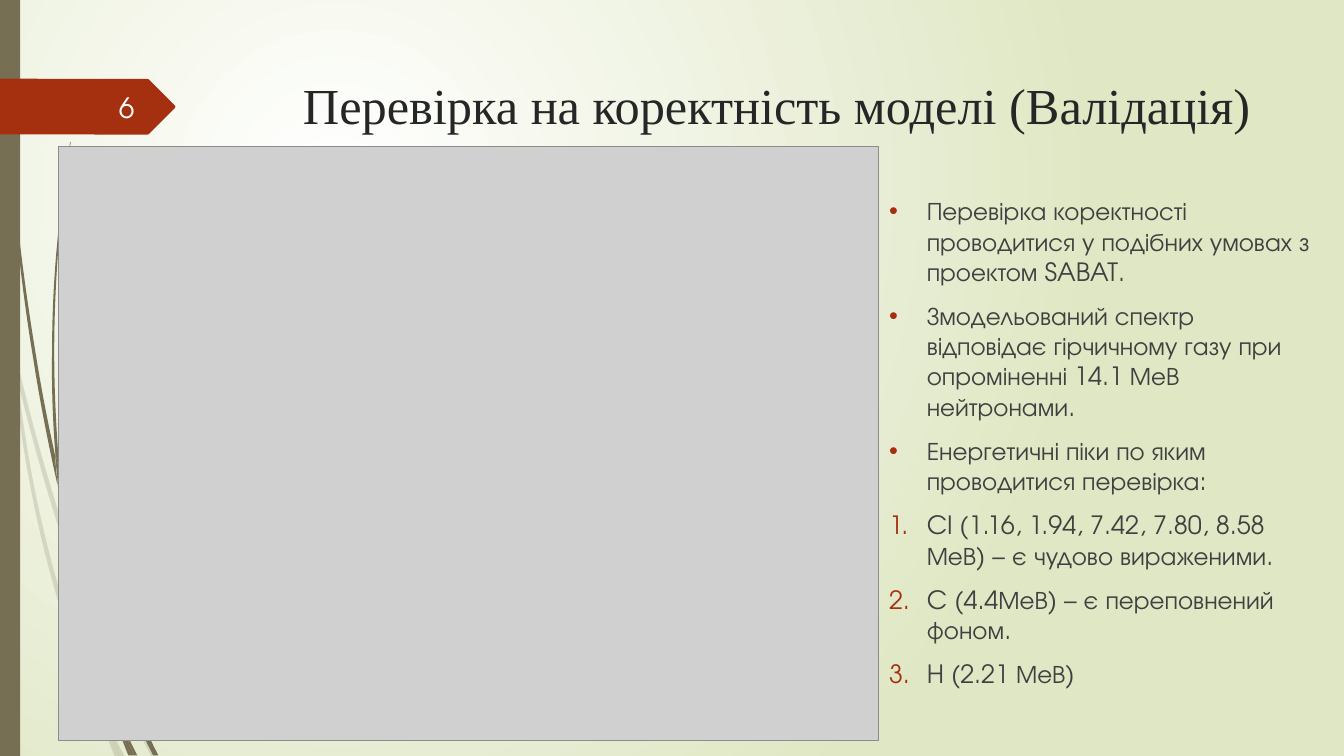
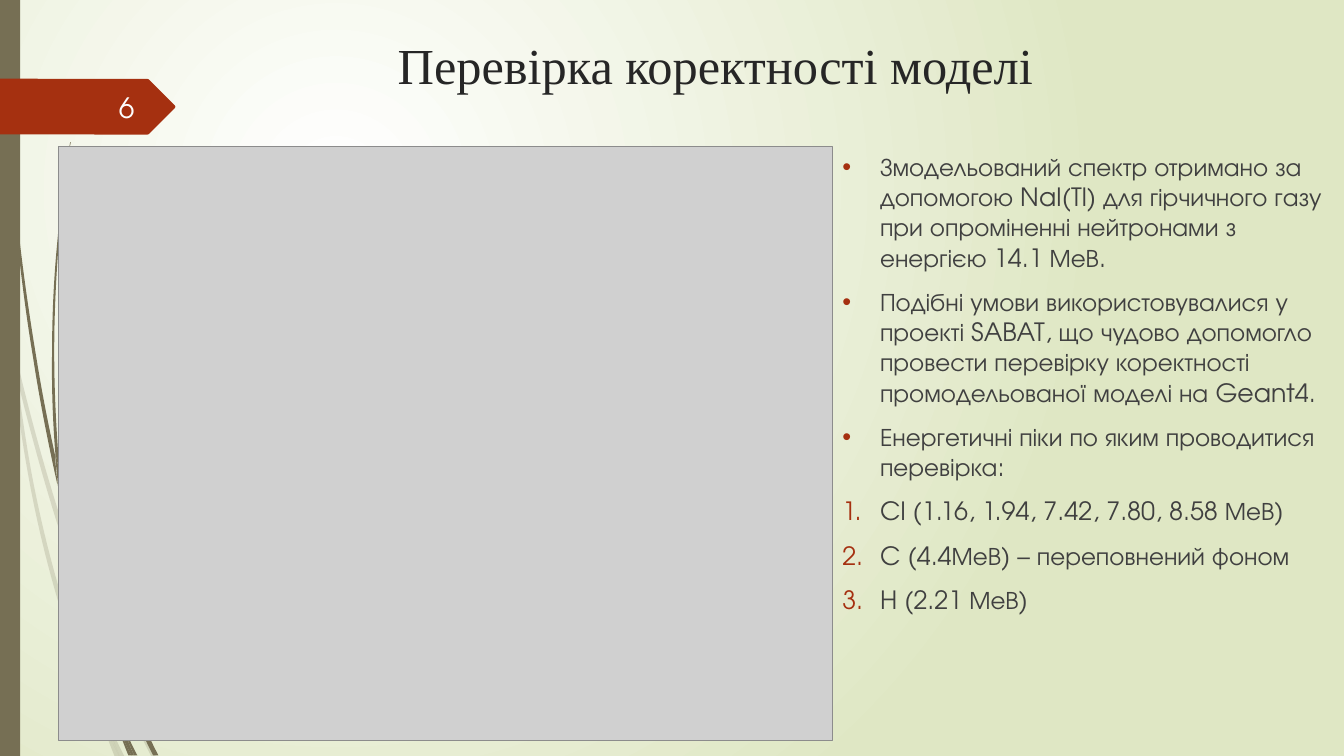
Before and after one commit to npd2020/diploms, a slide deck: slide 6 of a.mulyar/GW/Звіт/Муляр Андрій.pptx. Drawn at 1344x756 pixels with LibreOffice and Linux fonts; fonts in the diff are those of the drawing; grey boxes stand for pictures. Boxes give left, top, right and bottom in pixels: in the first picture for what was removed or moved away, otherwise in the second. Text is boxed around its words. In the diff, an @@ line names an element or a change of style, - is before the commit and + after.

```diff
--- a/a.mulyar/GW/Звіт/Муляр Андрій.pptx
+++ b/a.mulyar/GW/Звіт/Муляр Андрій.pptx
@@ title at (398, 50, 1033, 94): text changed @@
-Перевірка на коректність моделі (Валідація)
+Перевірка коректності моделі
@@ picture: place and size @@
-picture at (58, 146, 879, 741)
+picture at (58, 146, 832, 741)
@@ text "Змодельований спектр отримано за допомогою ...": place and size @@
-text "Змодельований спектр отримано за допомогою ..." at (927, 203, 1310, 689)
+text "Змодельований спектр отримано за допомогою ..." at (880, 158, 1321, 615)
@@ text at (880, 158, 1321, 407): text changed @@
-• Перевірка коректності проводитися у подібних умовах з проектом SABAT.
-• Змодельований спектр відповідає гірчичному газу при опроміненні 14.1 МеВ нейтронами.
+• Змодельований спектр отримано за допомогою NaI(Tl) для гірчичного газу при опроміненні нейтронами з енергією 14.1 МеВ.
+• Подібні умови використовувалися у проекті SABAT, що чудово допомогло провести перевірку коректності промодельованої моделі на Geant4.
@@ text at (880, 501, 1289, 571): text changed @@
-1. Cl (1.16, 1.94, 7.42, 7.80, 8.58 МеВ) – є чудово вираженими.
-2. C (4.4МеВ) – є переповнений фоном.
+1. Cl (1.16, 1.94, 7.42, 7.80, 8.58 МеВ)
+2. C (4.4МеВ) – переповнений фоном
```
Also in this commit, not shown: 7 other slides changed.
